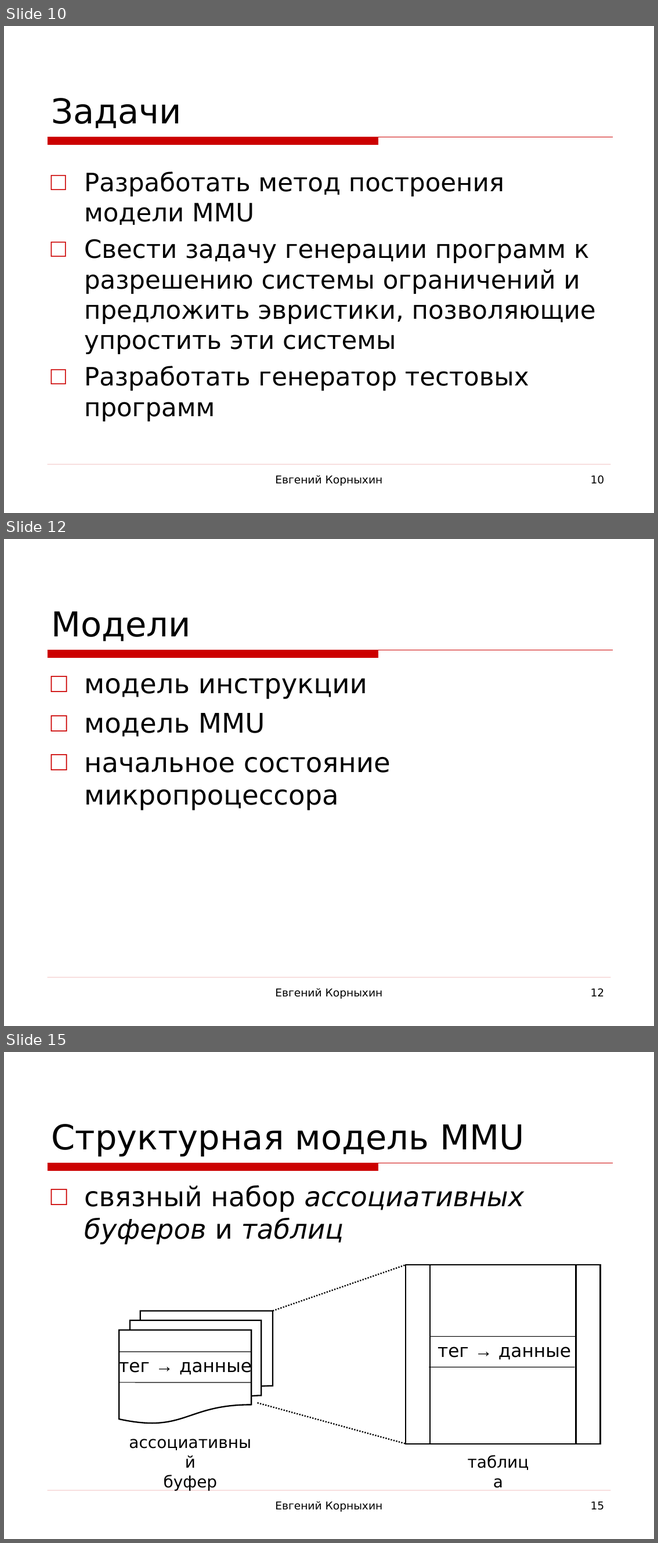
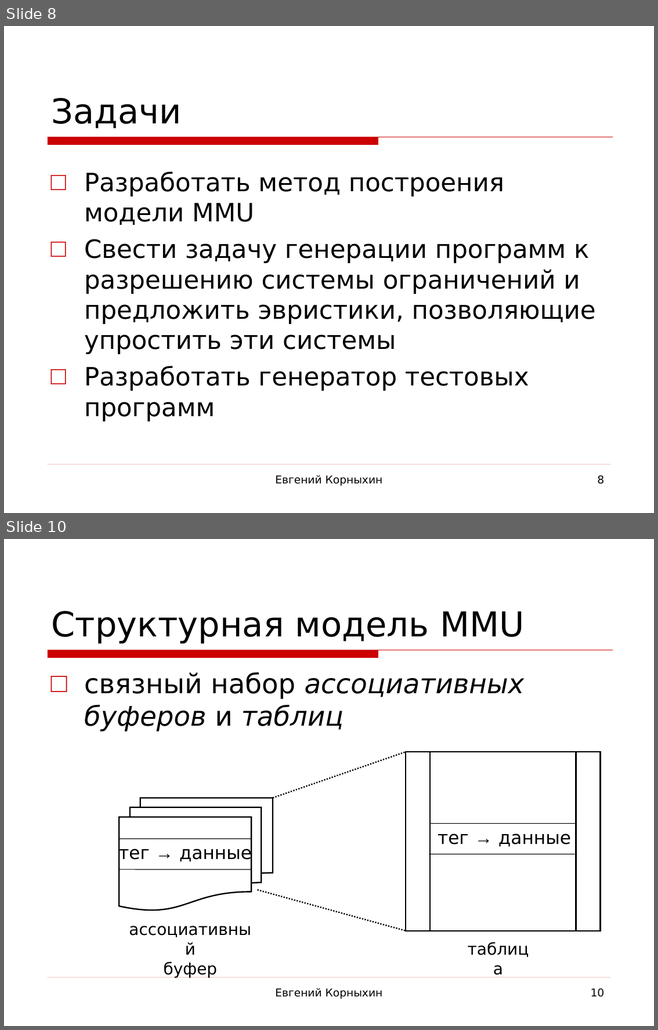
Before and after one commit to kornevgen/tesla-project, a slide deck: papers/THESIS/talks/Oct13 - ISP/isp-slides3.ppt. Shown one above the other, each under a label of ours: slides 10, 12 and 15 before the commit, slides 8 and 10 after it; the slides between them are not shown. The pictures are 658x1543 and 658x1030 pixels, drawn with LibreOffice and Linux fonts; fonts in the diff are those of the drawing; background and template pictures are left out. Boxes give left, top, right and bottom in pixels: in the first picture for what was removed or moved away, otherwise in the second. Text is boxed around its words. In the diff, an @@ line names an element or a change of style, - is before the commit and + after.

```diff
--- a/papers/THESIS/talks/Oct13 - ISP/isp-slides3.ppt
+++ b/papers/THESIS/talks/Oct13 - ISP/isp-slides3.ppt
@@ slide 12 removed at (4,539,654,1026), background picture (left out); not listed: 2 template elements that a slide beside it also shows @@
@@ title removed at (52,611,191,642) @@
-Модели
@@ text removed at (84,678,390,810) @@
-□ модель инструкции
-□ модель MMU
-□ начальное состояние микропроцессора
@@ text removed at (275,988,383,999) @@
-Евгений Корныхин
@@ page number removed at (590,988,604,997) @@
-12
@@ what was slide 10 is now slide 8 @@
@@ page number at (597,475,604,484): text changed @@
-10
+8
@@ what was slide 15 is now slide 10 @@
@@ page number at (590,988,604,997): text changed @@
-15
+10
```
Also in this commit, not shown: 4 slides changed, 1 slide added, 5 other slides removed.
